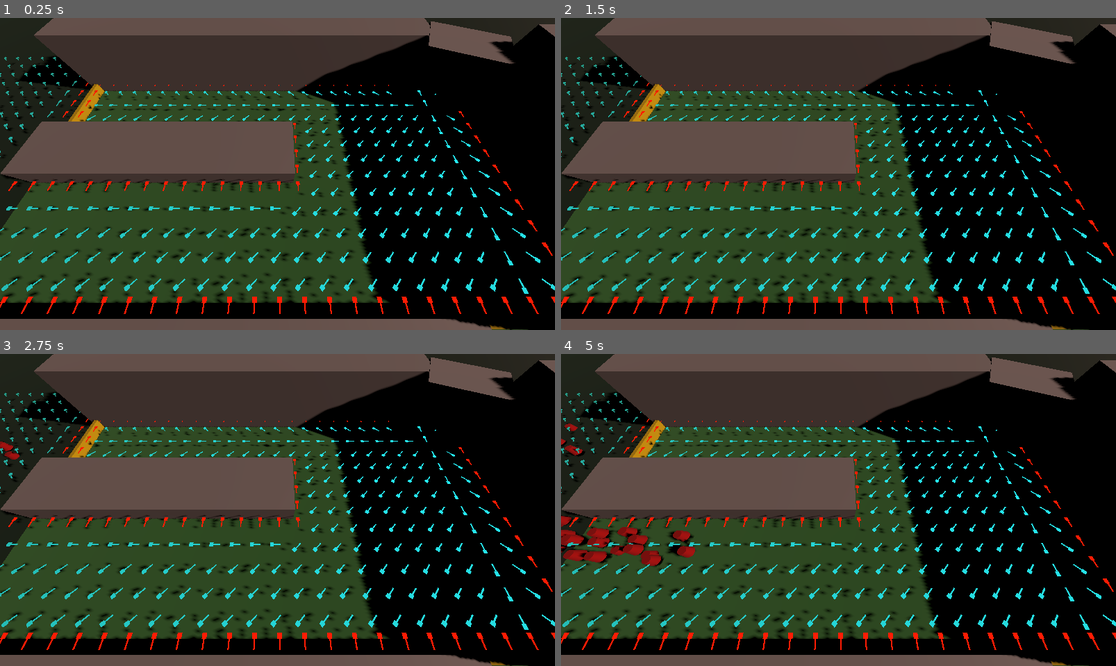
Above: before the commit, frames 1-4 (two rows, left to right).
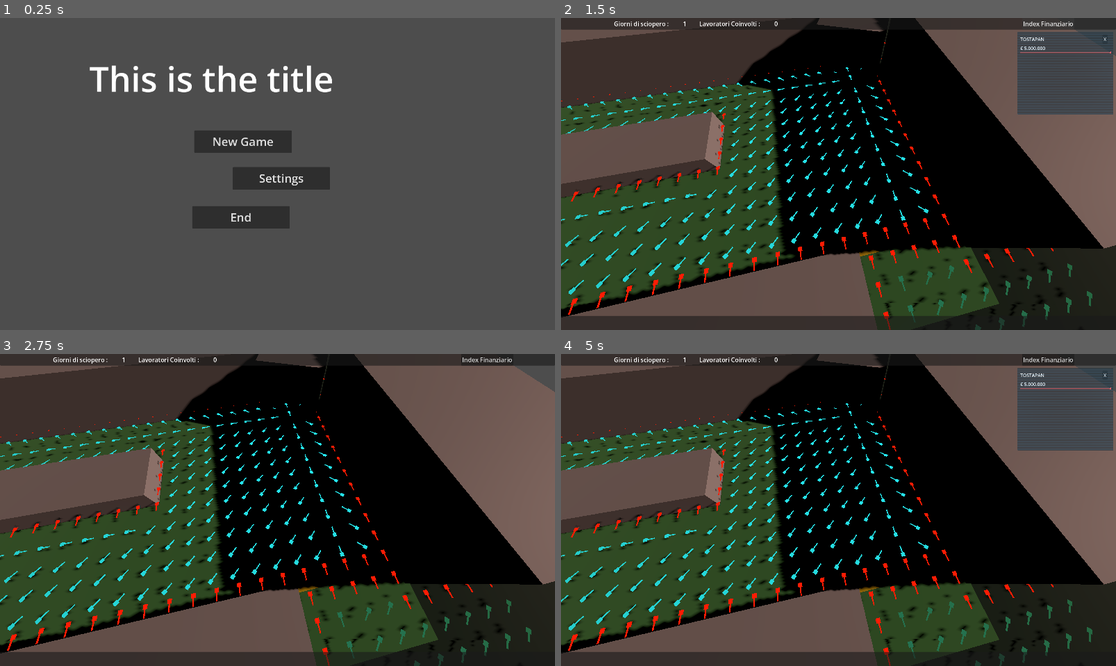
Above: after the commit, the same moments.

Repository: theoden9017/jam_crosscommunity_2026
Game: Godot game, scene res://Menu/main.tscn
Two runs of this game, one before a commit and one after it. Both use one fixed random seed, a clock stepped at 60 frames per second and the inputs below. Before the commit the project starts from res://Levels/stage01.tscn.
Inputs (mouse positions are in pixels of both pictures, inside the frame that each line leads up to):
- Up to frame 1 (0.25 s): no input
- Up to frame 2 (1.5 s): click (805, 142) at 0.5 s, where only the run after the commit has a clickable "New Game"; click (1049, 24) at 1.25 s, where only the run after the commit has a clickable "Index Finanziario"
- Up to frame 3 (2.75 s): click (543, 375) at 2 s, where only the run after the commit has a clickable "X"
- Up to frame 4 (5 s): click (1049, 360) at 2.75 s, where only the run after the commit has a clickable "Index Finanziario"; click (1049, 360) at 3.5 s, where only the run after the commit has a clickable "Index Finanziario"; move the mouse to (960, 494) at 4.27 s; click (960, 494) at 4.42 s

The runs differ from the first frame. In frame 1, 87% of the frame differs, in the area x 0-100%, y 0-100%; in frame 2, 64%; in frame 3, 63%; in frame 4, 65%.

Commit message:
Added Basic HUD + camera movments + graphics

Diff:
--- a/AutoLoad/GameController.gd
+++ b/AutoLoad/GameController.gd
@@ -1,13 +1,15 @@
 extends Node
 
-const map1 := "res://prototype/world.tscn"
-const map2 := "res://prototype/world.tscn"
-const map3 := "res://prototype/world.tscn"
-const map4 := "res://prototype/world.tscn"
+const map1 := "res://Levels/stage01.tscn"
+const map2 := "res://Levels/stage01.tscn"
+const map3 := "res://Levels/stage01.tscn"
+const map4 := "res://Levels/stage01.tscn"
 const PATH_SETTINGS := "user://ccjam_settings.cfg"
 const PATH_GAME := "user://ccjam_game.cfg"
 
 var actual_level = 1
+var StrikeDays = 1
+var CurrentWorkers = 0
 
 var _settings: Dictionary
 var _awaiting_action := StringName()
@@ -17,7 +19,7 @@
 
 var _inGame: Dictionary
 var _defaults_inGame := {
-	"actual_level": 1
+	"actual_level": 1, "strike_days": 1
 }
 
 
--- a/Levels/stage01.tscn
+++ b/Levels/stage01.tscn
@@ -3,7 +3,9 @@
 [ext_resource type="Script" uid="uid://c2ewtlu4kqdc0" path="res://Levels/stage_01.gd" id="1_7bpeb"]
 [ext_resource type="Script" uid="uid://5qa3vuou3frv" path="res://Structure/flow_field.gd" id="2_l6r6a"]
 [ext_resource type="PackedScene" uid="uid://bc3qwpkmfy5ok" path="res://enemy.tscn" id="2_m80yq"]
+[ext_resource type="Script" uid="uid://b6tppg1fveuwk" path="res://Structure/input_controller.gd" id="4_3bxax"]
 [ext_resource type="Script" uid="uid://15mxbxv5bxcc" path="res://Structure/match_controller.gd" id="4_e1rv4"]
+[ext_resource type="PackedScene" uid="uid://dgyvayripghul" path="res://hud.tscn" id="6_vjt2r"]
 
 [sub_resource type="BoxShape3D" id="BoxShape3D_7bpeb"]
 size = Vector3(2.4091797, 1, 19.073242)
@@ -72,12 +74,17 @@
 
 [node name="Stage01" type="Node3D" unique_id=239123184]
 script = ExtResource("1_7bpeb")
+spawn_interval = 5.0
 
 [node name="MatchController" type="Node" parent="." unique_id=137081113 node_paths=PackedStringArray("target", "flowfield")]
 script = ExtResource("4_e1rv4")
 enemy_scene = ExtResource("2_m80yq")
 target = NodePath("../Target")
 flowfield = NodePath("../FlowFieldBounds")
+
+[node name="InputController" type="Node" parent="." unique_id=1284558001 node_paths=PackedStringArray("camera")]
+script = ExtResource("4_3bxax")
+camera = NodePath("../Camera3D")
 
 [node name="Spawn01" type="Node3D" parent="." unique_id=493235416]
 transform = Transform3D(1, 0, 0, 0, 1, 0, 0, 0, 1, -30.104473, 0, -0.10092783)
@@ -121,7 +128,7 @@
 metadata/_custom_type_script = "uid://5qa3vuou3frv"
 
 [node name="Camera3D" type="Camera3D" parent="." unique_id=841037792]
-transform = Transform3D(1, 0, 0, 0, 0.41567948, 0.90951115, 0, -0.9095112, 0.41567948, -0.06813717, 12.291595, 6.411418)
+transform = Transform3D(0.97797644, 0.18982908, -0.08675875, 3.442114e-09, 0.4156795, 0.90951127, 0.2087155, -0.88948053, 0.40652475, 10.100735, 12.291595, 9.700755)
 fov = 88.8
 
 [node name="Target" type="Node3D" parent="." unique_id=727446176]
@@ -155,11 +162,11 @@
 transform = Transform3D(1, 0, 0, 0, 1, 0, 0, 0, 1, 24.2561, 0, -1.4767723)
 shape = SubResource("BoxShape3D_uqxu0")
 
-[node name="CollisionShape3D5" type="CollisionShape3D" parent="Bounds" unique_id=2120319422 groups=["blocks"]]
+[node name="CancelloOvest" type="CollisionShape3D" parent="Bounds" unique_id=2120319422 groups=["blocks"]]
 transform = Transform3D(1, 0, 0, 0, 1, 0, 0, 0, 1, -19.720911, 0, -6.8137374)
 shape = SubResource("BoxShape3D_y1n5f")
 
-[node name="CollisionShape3D6" type="CollisionShape3D" parent="Bounds" unique_id=149290411 groups=["blocks"]]
+[node name="CancelloSud" type="CollisionShape3D" parent="Bounds" unique_id=149290411 groups=["blocks"]]
 transform = Transform3D(-4.371139e-08, 0, -1, 0, 1, 0, 1, 0, -4.371139e-08, 15.170607, 0, 10.424341)
 shape = SubResource("BoxShape3D_fibqn")
 
@@ -215,4 +222,7 @@
 transform = Transform3D(-4.371139e-08, 0, 1, 0, 1, 0, -1, 0, -4.371139e-08, 24.226803, 2.5317526, 1.6533794)
 mesh = SubResource("BoxMesh_uqxu0")
 
+[node name="HUD" parent="." unique_id=1199971175 instance=ExtResource("6_vjt2r")]
+mouse_filter = 2
+
 [connection signal="field_reviewed" from="FlowFieldBounds" to="." method="_on_flow_field_bounds_field_reviewed"]
--- a/Menu/main_menu.gd
+++ b/Menu/main_menu.gd
@@ -2,7 +2,7 @@
 
 
 
-var livello := "res://prototype/world.tscn"
+var livello := "res://Levels/stage01.tscn"
 var settings := preload("res://Menu/settings.tscn")
 
 
--- /dev/null
+++ b/Structure/input_controller.gd
@@ -0,0 +1,43 @@
+extends Node
+
+@export var camera: Camera3D
+@export var pan_sensitivity: float = 0.01
+@export var pan_limit_bottom: Vector2 = Vector2(-4, 6)
+@export var pan_limit_top: Vector2 = Vector2(10, 9)
+var _is_panning: bool = false
+
+func _unhandled_input(event: InputEvent) -> void:
+	if event is InputEventMouseButton and event.button_index == MOUSE_BUTTON_LEFT:
+		_is_panning = event.pressed
+		get_viewport().set_input_as_handled()
+		return
+	if event is InputEventMouseMotion and _is_panning:
+		_pan_camera(event.relative)
+		get_viewport().set_input_as_handled()
+
+
+# Sposta la camera sul piano X/Z seguendo il trascinamento del mouse.
+func _pan_camera(mouse_delta: Vector2) -> void:
+	var right := camera.global_basis.x
+	right.y = 0.0
+	if right.length_squared() > 0.001:
+		right = right.normalized()
+	var forward := -camera.global_basis.z
+	forward.y = 0.0
+	if forward.length_squared() > 0.001:
+		forward = forward.normalized()
+	var movement := -right * mouse_delta.x + forward * mouse_delta.y
+	camera.global_position += movement * pan_sensitivity
+
+		# Applica i limiti di movimento
+	camera.global_position.x = clampf(
+		camera.global_position.x,
+		pan_limit_bottom.x,
+		pan_limit_top.x
+	)
+
+	camera.global_position.z = clampf(
+		camera.global_position.z,
+		pan_limit_bottom.y,
+		pan_limit_top.y
+	)
--- a/Structure/match_controller.gd
+++ b/Structure/match_controller.gd
@@ -4,7 +4,15 @@
 @export var enemy_scene: PackedScene
 @export var target: Node3D
 @export var flowfield: FlowField3D
-#@onready var target_area_shape: CollisionShape3D = $Target/TargetArea/CollisionShape3D
+@export var isEndless: bool
+
+var enemyflow_operaio: Array[int]
+var enemyflow_impiegato: Array[int]
+var enemyflow_venditore: Array[int]
+var enemyflow_dirigente: Array[int]
+var indexflow =0
+
+
 
 @export_range(4, 30, 1) var minimum_enemies_per_wave: int = 4
 @export_range(4, 30, 1) var maximum_enemies_per_wave: int = 10
@@ -17,6 +25,12 @@
 	var n2 = n1[0].get_children()
 	target_area_shape = n2[0]
 
+	enemyflow_operaio = 	[10	,8,	15, 0, 0, 10 ,20, 0]
+	enemyflow_impiegato = 	[10	,10	,20, 0, 0, 0 ,0, 0]
+	enemyflow_venditore = 	[0	,1	,2, 0, 0, 5 ,6, 0]
+	enemyflow_dirigente = 	[0	,0	,0, 0, 0, 0 ,1, 6]
+
+
 
 # Called every frame. 'delta' is the elapsed time since the previous frame.
 func _process(delta: float) -> void:
@@ -25,12 +39,22 @@
 
 # Crea un gruppo casuale di nemici in posizioni casuali dentro la shape di Spawn.
 func spawn_enemy_wave(spawn_area_shape: Node3D) -> void:
-	var low_count := mini(minimum_enemies_per_wave, maximum_enemies_per_wave)
-	var high_count := maxi(minimum_enemies_per_wave, maximum_enemies_per_wave)
-	var wave_size := randi_range(low_count, high_count)
+	var wave_size = 0
+	if isEndless:
+		var low_count := mini(minimum_enemies_per_wave+indexflow, maximum_enemies_per_wave+indexflow)
+		var high_count := maxi(minimum_enemies_per_wave+indexflow, maximum_enemies_per_wave+indexflow)
+		wave_size = randi_range(low_count, high_count)
+	else:
+		if indexflow == enemyflow_operaio.size():
+			return
+		wave_size += enemyflow_operaio[indexflow]
+		wave_size += enemyflow_impiegato[indexflow]
+		wave_size += enemyflow_venditore[indexflow]
+		wave_size += enemyflow_dirigente[indexflow]
 	for _i in range(wave_size):
 		var enemy := enemy_scene.instantiate()
 		add_child(enemy)
+		GameController.CurrentWorkers+=1
 		var area_extents := _get_spawn_area_extents(spawn_area_shape)
 		var local_offset := Vector3(
 			randf_range(-area_extents.x, area_extents.x),
@@ -42,6 +66,8 @@
 		enemy.set_target_position(target.global_position)
 		enemy.set_target_shape(target_area_shape)
 
+	indexflow+=1
+
 # Restituisce le semi-dimensioni della BoxShape usata come area di spawn.
 func _get_spawn_area_extents(spawn_area_shape: Node3D) -> Vector3:
 	var n1 = spawn_area_shape.get_children()
--- a/enemy.gd
+++ b/enemy.gd
@@ -1,6 +1,5 @@
 extends CharacterBody3D
 
-# Movimento dell'enemy guidato dal flow field condiviso della scena.
 
 # Velocità massima e regolarizzazione di accelerazione e sterzata.
 @export var move_speed: float = 3.0
--- /dev/null
+++ b/hud.gd
@@ -0,0 +1,25 @@
+extends Control
+
+@onready var days_of_strike: Label = $TopPanel/HBoxContainer/daysOfStrike
+@onready var worrkers_involved: Label = $TopPanel/HBoxContainer/worrkersInvolved
+@onready var market_widget: PanelContainer = $MarketWidget
+
+# Called when the node enters the scene tree for the first time.
+func _ready() -> void:
+	pass # Replace with function body.
+
+# Called every frame. 'delta' is the elapsed time since the previous frame.
+func _process(delta: float) -> void:
+	updateHUD()
+
+func updateHUD():
+	days_of_strike.text = str(GameController.StrikeDays)
+	worrkers_involved.text = str(GameController.CurrentWorkers)
+
+
+func _on_index_button_pressed() -> void:
+	market_widget.visible= true
+
+
+func _on_market_widget_closed() -> void:
+	market_widget.visible= false
--- /dev/null
+++ b/hud.tscn
@@ -0,0 +1,82 @@
+[gd_scene format=3 uid="uid://dgyvayripghul"]
+
+[ext_resource type="Script" uid="uid://joo333cd6t2l" path="res://hud.gd" id="1_37p78"]
+[ext_resource type="PackedScene" uid="uid://caodoq45s2gau" path="res://market_widget/MarketWidget.tscn" id="2_64ctp"]
+
+[node name="HUD" type="Control" unique_id=1199971175]
+layout_mode = 3
+anchors_preset = 15
+anchor_right = 1.0
+anchor_bottom = 1.0
+grow_horizontal = 2
+grow_vertical = 2
+script = ExtResource("1_37p78")
+
+[node name="TopPanel" type="Panel" parent="." unique_id=2052896296]
+layout_mode = 0
+offset_right = 1920.0
+offset_bottom = 40.0
+
+[node name="HBoxContainer" type="HBoxContainer" parent="TopPanel" unique_id=464917028]
+layout_mode = 0
+offset_right = 1920.0
+offset_bottom = 40.0
+alignment = 1
+
+[node name="Label" type="Label" parent="TopPanel/HBoxContainer" unique_id=2051112130]
+layout_mode = 2
+theme_override_font_sizes/font_size = 21
+text = "        Giorni di sciopero :         "
+horizontal_alignment = 1
+vertical_alignment = 1
+
+[node name="daysOfStrike" type="Label" parent="TopPanel/HBoxContainer" unique_id=1116272403]
+layout_mode = 2
+theme_override_font_sizes/font_size = 21
+horizontal_alignment = 1
+vertical_alignment = 1
+
+[node name="Label2" type="Label" parent="TopPanel/HBoxContainer" unique_id=1063849369]
+layout_mode = 2
+theme_override_font_sizes/font_size = 21
+text = "        Lavoratori Coinvolti :         "
+horizontal_alignment = 1
+vertical_alignment = 1
+
+[node name="worrkersInvolved" type="Label" parent="TopPanel/HBoxContainer" unique_id=1116133714]
+layout_mode = 2
+theme_override_font_sizes/font_size = 21
+horizontal_alignment = 1
+vertical_alignment = 1
+
+[node name="Label3" type="Label" parent="TopPanel/HBoxContainer" unique_id=1232479667]
+custom_minimum_size = Vector2(836.06, 0)
+layout_mode = 2
+theme_override_font_sizes/font_size = 21
+horizontal_alignment = 1
+vertical_alignment = 1
+
+[node name="IndexButton" type="Button" parent="TopPanel/HBoxContainer" unique_id=141510524]
+layout_mode = 2
+theme_override_font_sizes/font_size = 21
+text = "Index Finanziario"
+
+[node name="BottomPanel2" type="Panel" parent="." unique_id=807675855]
+layout_mode = 1
+anchors_preset = 2
+anchor_top = 1.0
+anchor_bottom = 1.0
+offset_top = -49.0
+offset_right = 1920.0
+grow_vertical = 0
+
+[node name="MarketWidget" parent="." unique_id=693103681 instance=ExtResource("2_64ctp")]
+visible = false
+layout_mode = 1
+offset_left = 1579.0
+offset_top = 48.0
+offset_right = -9.0
+offset_bottom = -746.0
+
+[connection signal="pressed" from="TopPanel/HBoxContainer/IndexButton" to="." method="_on_index_button_pressed"]
+[connection signal="closed" from="MarketWidget" to="." method="_on_market_widget_closed"]
--- /dev/null
+++ b/market_widget/MarketWidget.tscn
@@ -0,0 +1,64 @@
+[gd_scene format=3 uid="uid://caodoq45s2gau"]
+
+[ext_resource type="Script" uid="uid://1fpw7jwu83t3" path="res://market_widget/market_widget.gd" id="1_qjaj6"]
+[ext_resource type="Script" uid="uid://cngvhk1787h0" path="res://market_widget/market_chart.gd" id="2_rcwc1"]
+[ext_resource type="Shader" uid="uid://debq1j7s71uie" path="res://market_widget/market_crt.gdshader" id="3_6tw7p"]
+
+[sub_resource type="StyleBoxEmpty" id="StyleBoxEmpty_6tw7p"]
+
+[sub_resource type="ShaderMaterial" id="ShaderMaterial_oaf1g"]
+shader = ExtResource("3_6tw7p")
+shader_parameter/scanline_strength = 0.0910000043225
+shader_parameter/glow_strength = 0.838000039805
+shader_parameter/scanline_frequency = 202.77600725686
+shader_parameter/animation_speed = 5.0
+
+[node name="MarketWidget" type="PanelContainer" unique_id=693103681]
+anchors_preset = 15
+anchor_right = 1.0
+anchor_bottom = 1.0
+offset_right = -1588.0
+offset_bottom = -794.0
+grow_horizontal = 2
+grow_vertical = 2
+theme_override_styles/panel = SubResource("StyleBoxEmpty_6tw7p")
+script = ExtResource("1_qjaj6")
+
+[node name="Window" type="PanelContainer" parent="." unique_id=1338519933]
+layout_mode = 2
+
+[node name="MarginContainer" type="MarginContainer" parent="Window" unique_id=797095659]
+layout_mode = 2
+theme_override_constants/margin_left = 10
+theme_override_constants/margin_top = 10
+theme_override_constants/margin_right = 10
+theme_override_constants/margin_bottom = 10
+
+[node name="VBoxContainer" type="VBoxContainer" parent="Window/MarginContainer" unique_id=329380791]
+layout_mode = 2
+
+[node name="Header" type="HBoxContainer" parent="Window/MarginContainer/VBoxContainer" unique_id=1252911863]
+layout_mode = 2
+theme_override_constants/separation = 200
+
+[node name="Title" type="Label" parent="Window/MarginContainer/VBoxContainer/Header" unique_id=510844756]
+layout_mode = 2
+text = "TOSTAPAN"
+
+[node name="CloseButton" type="Button" parent="Window/MarginContainer/VBoxContainer/Header" unique_id=804037405]
+layout_mode = 2
+text = "X"
+
+[node name="MoneyLabel" type="Label" parent="Window/MarginContainer/VBoxContainer" unique_id=1061419845]
+layout_mode = 2
+
+[node name="MarketChart" type="Control" parent="Window/MarginContainer/VBoxContainer" unique_id=948268717]
+layout_mode = 2
+script = ExtResource("2_rcwc1")
+
+[node name="ColorRect" type="ColorRect" parent="Window" unique_id=878439202]
+material = SubResource("ShaderMaterial_oaf1g")
+layout_mode = 2
+mouse_filter = 2
+
+[connection signal="pressed" from="Window/MarginContainer/VBoxContainer/Header/CloseButton" to="." method="_on_close_button_pressed"]
--- /dev/null
+++ b/market_widget/market_chart.gd
@@ -0,0 +1,83 @@
+
+extends Control
+
+var values: Array[float] = []
+
+@export var line_color := Color("#FF5555")
+
+func _draw() -> void:
+
+	var chart_size = size
+
+	# Griglia
+	for i in range(1, 4):
+		var y = chart_size.y * i / 4.0
+
+		draw_line(
+			Vector2(0, y),
+			Vector2(chart_size.x, y),
+			Color("#344653"),
+			1.0
+		)
+
+	if values.size() < 2:
+		return
+
+	var points := PackedVector2Array()
+
+	var min_value = 0.0
+	var max_value = 100.0
+
+	for value in values:
+		min_value = minf(min_value, value)
+		max_value = maxf(max_value, value)
+
+	var value_range = maxf(max_value - min_value, 1.0)
+
+	for i in range(values.size()):
+
+		var x = float(i) / (values.size() - 1) * chart_size.x
+
+		var normalized = (
+			values[i] - min_value
+		) / value_range
+
+		var y = chart_size.y * (1.0 - normalized)
+
+		points.append(Vector2(x, y))
+
+	# Area sotto il grafico
+	var polygon := PackedVector2Array()
+
+	polygon.append(Vector2(0, chart_size.y))
+
+	for point in points:
+		polygon.append(point)
+
+	polygon.append(Vector2(chart_size.x, chart_size.y))
+
+	draw_colored_polygon(
+		polygon,
+		Color(line_color, 0.12)
+	)
+
+	# Linea
+	draw_polyline(
+		points,
+		line_color,
+		2.0,
+		true
+	)
+
+	# Punto finale
+	draw_circle(
+		points[-1],
+		3.5,
+		line_color
+	)
+
+
+func update_chart(new_values: Array[float]) -> void:
+
+	values = new_values
+	queue_redraw()
--- /dev/null
+++ b/market_widget/market_crt.gdshader
@@ -0,0 +1,35 @@
+
+shader_type canvas_item;
+render_mode unshaded;
+
+uniform float scanline_strength : hint_range(0.0, 1.0) = 0.12;
+uniform float glow_strength : hint_range(0.0, 1.0) = 0.12;
+uniform float scanline_frequency : hint_range(50.0, 500.0) = 220.0;
+uniform float animation_speed : hint_range(0.0, 5.0) = 1.0;
+
+void fragment() {
+    vec2 uv = UV;
+
+    // Scanlines orizzontali
+    float scanline = sin(
+        uv.y * scanline_frequency
+        - TIME * animation_speed
+    );
+
+    scanline = smoothstep(-0.2, 0.8, scanline);
+
+    // Leggera vignettatura
+    float vignette = uv.x * (1.0 - uv.x)
+                   * uv.y * (1.0 - uv.y);
+
+    vignette = clamp(vignette * 16.0, 0.0, 1.0);
+
+    // Glow leggermente pulsante
+    float pulse = 0.5 + 0.5 * sin(TIME * 1.5);
+
+    float alpha = scanline_strength * (1.0 - scanline);
+    alpha += glow_strength * pulse * 0.12;
+    alpha += (1.0 - vignette) * 0.025;
+
+    COLOR = vec4(0.35, 0.65, 0.85, alpha);
+}
--- /dev/null
+++ b/market_widget/market_widget.gd
@@ -0,0 +1,105 @@
+extends Control
+
+signal closed
+
+@export var starting_money: float = 5_000_000.0
+@onready var window = $Window
+@onready var money_label = $Window/MarginContainer/VBoxContainer/MoneyLabel
+@onready var chart = $Window/MarginContainer/VBoxContainer/MarketChart
+
+var current_money: float = 5_000_000.0
+
+var chart_values: Array[float] = []
+
+var max_points: int = 60
+
+
+func _ready() -> void:
+
+	current_money = starting_money
+
+	# Posizione finestra
+	window.position = Vector2(20, 20)
+	window.size = Vector2(320, 190)
+
+	# Grafico iniziale
+	for i in range(20):
+		chart_values.append(100.0)
+	chart.update_chart(chart_values)
+	_update_money()
+
+func _on_close_button_pressed() -> void:
+	closed.emit()
+	#window.hide()
+
+func update_money(new_money: float) -> void:
+
+	var old_money = current_money
+
+	current_money = new_money
+
+	# Cambia colore in base all'andamento
+	if current_money < old_money:
+
+		money_label.add_theme_color_override(
+			"font_color",
+			Color("#FF5555")
+		)
+
+	elif current_money > old_money:
+
+		money_label.add_theme_color_override(
+			"font_color",
+			Color("#55DD88")
+		)
+
+	_update_money()
+
+	# Aggiorna grafico
+	var percentage = (
+		current_money / starting_money
+	) * 100.0
+
+	chart_values.append(percentage)
+
+	if chart_values.size() > max_points:
+		chart_values.pop_front()
+
+	chart.update_chart(chart_values)
+
+
+func _update_money() -> void:
+
+	money_label.text = "€ " + _format_money(current_money)
+
+
+func _format_money(value: float) -> String:
+
+	var number = int(round(value))
+	var raw = str(number)
+	var result = ""
+	var counter = 0
+
+	for i in range(raw.length() - 1, -1, -1):
+
+		result = raw[i] + result
+		counter += 1
+
+		if counter % 3 == 0 and i > 0:
+			result = "." + result
+
+	return result
+
+
+func add_losses(amount: float) -> void:
+
+	update_money(
+		maxf(current_money - amount, 0.0)
+	)
+
+
+func add_revenue(amount: float) -> void:
+
+	update_money(
+		current_money + amount
+	)
--- a/project.godot
+++ b/project.godot
@@ -16,15 +16,11 @@
 
 config/name="CrossCommunity 2026"
 config/tags=PackedStringArray("jam")
-run/main_scene="uid://dm6kh0mijoec6"
+run/main_scene="uid://c7j1r384eqeac"
 config/features=PackedStringArray("4.7", "Forward Plus")
 boot_splash/bg_color=Color(0, 0, 0, 1)
 boot_splash/show_image=false
 config/icon="res://icon.svg"
-
-[audio]
-
-buses/default_bus_layout="uid://dvi78idgmxu87"
 
 [autoload]
 
Not shown, added: Structure/input_controller.gd.uid
Not shown, added: hud.gd.uid
Not shown, added: market_widget/market_chart.gd.uid
Not shown, added: market_widget/market_crt.gdshader.uid
Not shown, added: market_widget/market_widget.gd.uid
